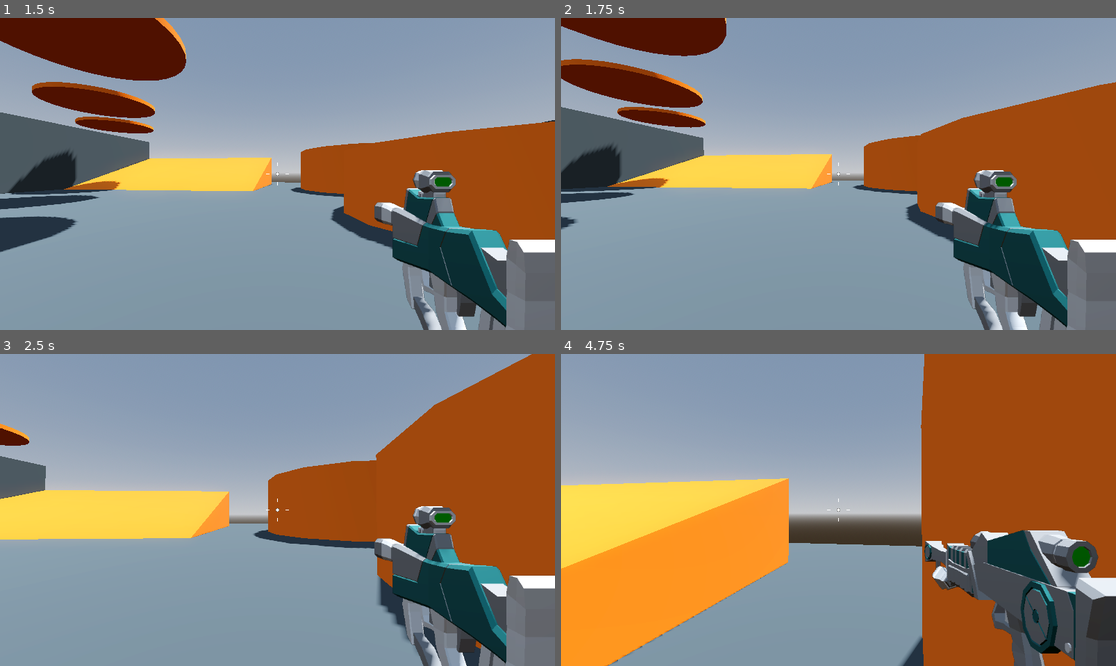
Above: before the commit, frames 1-4 (two rows, left to right).
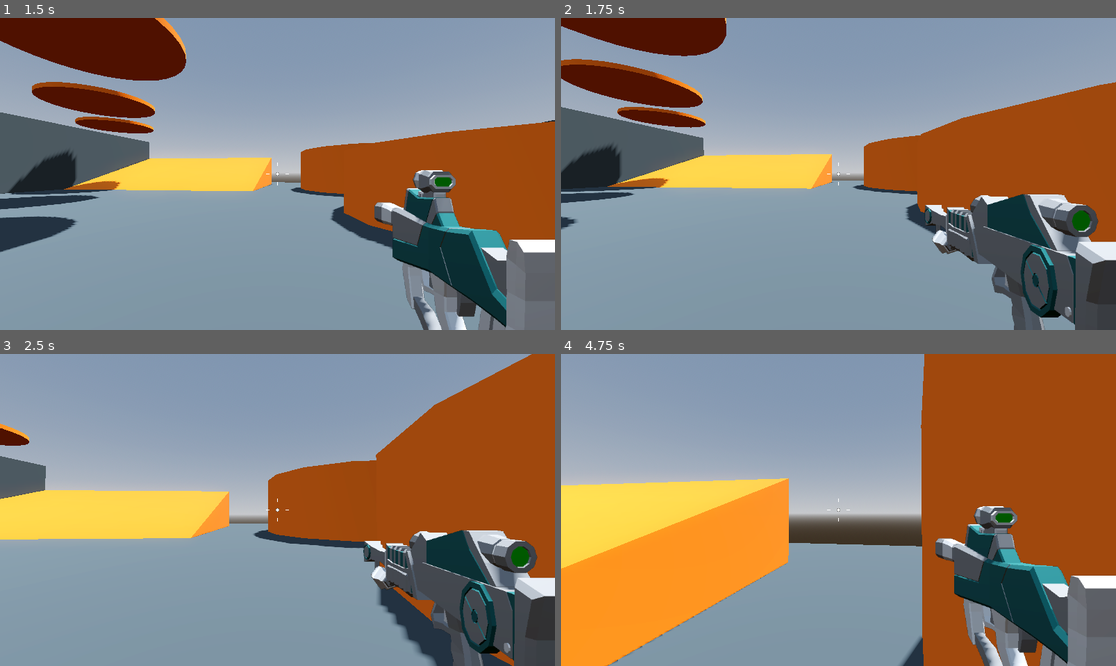
Above: after the commit, the same moments.

Repository: DTNevaeha/Shootout
Game: Godot game, scene res://Levels/SandBox.tscn
Same seed, same stepped clock (60 frames per second), same inputs: the game is played once before the commit and once after it.
Inputs (mouse positions are in pixels of both pictures, inside the frame that each line leads up to):
- Up to frame 1 (1.5 s): tap Enter at 0.5 s; move the mouse to (305, 174) at 0.52 s; hold 1 (weapon_1) 0.53-1.28 s; hold W (move_forward) from 0.53 s (still down); tap Space (jump) at 0.77 s; tap 2 (weapon_2) at 0.8, 1.35 s; move the mouse to (249, 174) at 1.27 s
- Up to frame 2 (1.75 s): keep holding W (move_forward); tap Space (jump) at 1.52 s; tap Mouse wheel up (next_weapon, bound only after the commit) at 1.55 s
- Up to frame 3 (2.5 s): keep holding W (move_forward); move the mouse to (288, 503) at 2.02 s; hold Mouse wheel up (next_weapon, bound only after the commit) from 2.03 s (still down); tap Mouse wheel down (previous_weapon, bound only after the com… at 2.3 s
- Up to frame 4 (4.75 s): keep holding W (move_forward); move the mouse to (832, 516) at 2.77 s; release Mouse wheel up (next_weapon, bound only after the commit) at 2.78 s; tap Mouse wheel down (previous_weapon, bound only after the com… at 2.85 s; tap Space (jump) at 3.02, 3.77, 4.52 s; tap 1 (weapon_1) at 3.05, 4.35 s; move the mouse to (877, 513) at 3.52 s; press the mouse at (877, 513) at 3.53 s; tap 2 (weapon_2) at 3.8 s; move the mouse to (794, 506) at 4.27 s; release the mouse at (794, 506) at 4.28 s; tap Mouse wheel up (next_weapon, bound only after the commit) at 4.55 s

Frame 1 is identical in both runs. In frame 2, 11% of the frame differs, in the area x 65-100%, y 48-100%; in frame 3, 11%; in frame 4, 11%.

Commit message:
Player can now scroll weapons to change

Diff:
--- a/Player/WeaponHandle.gd
+++ /dev/null
@@ -1,25 +0,0 @@
-extends Node3D
-
-@export var weapon_1: Node3D
-@export var weapon_2: Node3D
-
-
-func _ready() -> void:
-    equip(weapon_2)
-
-
-func _unhandled_input(event: InputEvent) -> void:
-    if event.is_action_pressed("weapon_1"):
-        equip(weapon_1)
-    if event.is_action_pressed("weapon_2"):
-        equip(weapon_2)
-
-
-func equip(active_weapon: Node3D) -> void:
-    for child in get_children():
-        if child == active_weapon:
-            child.visible = true
-            child.set_process(true)
-        else:
-            child.visible = false
-            child.set_process(false)
--- /dev/null
+++ b/Player/WeaponHandler.gd
@@ -0,0 +1,47 @@
+extends Node3D
+
+@export var weapon_1: Node3D
+@export var weapon_2: Node3D
+
+
+func _ready() -> void:
+    equip(weapon_2)
+
+
+func _unhandled_input(event: InputEvent) -> void:
+    if event.is_action_pressed("weapon_1"):
+        equip(weapon_1)
+    if event.is_action_pressed("weapon_2"):
+        equip(weapon_2)
+    if event.is_action_pressed("next_weapon"):
+        next_weapon()
+    if event.is_action_pressed("previous_weapon"):
+        previous_weapon()
+
+func equip(active_weapon: Node3D) -> void:
+    for child in get_children():
+        if child == active_weapon:
+            child.visible = true
+            child.set_process(true)
+        else:
+            child.visible = false
+            child.set_process(false)
+
+# Allows the player to scroll their mouse wheel to change weapons
+func next_weapon() -> void:
+    var index = get_current_index()
+    index = wrapi(index + 1, 0, get_child_count()) # Weapons loop when scrolling instead of stopping
+    equip(get_child(index))
+
+
+func previous_weapon() -> void:
+    var index = get_current_index()
+    index = wrapi(index - 1, 0, get_child_count())
+    equip(get_child(index))
+
+
+func get_current_index() -> int:
+    for index in get_child_count():
+        if get_child(index).visible:
+            return index
+    return 0
--- a/Player/player.tscn
+++ b/Player/player.tscn
@@ -4,8 +4,8 @@
 [ext_resource type="Script" path="res://Player/SmoothCamera.gd" id="2_wxyhh"]
 [ext_resource type="Script" path="res://Player/Crosshair.gd" id="3_brjb5"]
 [ext_resource type="PackedScene" uid="uid://c5fj2fg1v3oyb" path="res://Weapons/Rifle.tscn" id="3_edukq"]
+[ext_resource type="Script" path="res://Player/WeaponHandler.gd" id="3_ng4l6"]
 [ext_resource type="PackedScene" uid="uid://duvo08au3rw41" path="res://Weapons/SMG.tscn" id="3_ns35k"]
-[ext_resource type="Script" path="res://Player/WeaponHandle.gd" id="3_v8761"]
 [ext_resource type="Texture2D" uid="uid://b558ox6x7qaup" path="res://Player/damage.png" id="5_d0sxa"]
 [ext_resource type="PackedScene" uid="uid://bkbx50kom1o3q" path="res://Player/game_over_menu.tscn" id="6_h0lcj"]
 
@@ -114,7 +114,7 @@
 fov = 40.0
 
 [node name="WeaponHandler" type="Node3D" parent="SubViewportContainer/SubViewport/WeaponCamera" node_paths=PackedStringArray("weapon_1", "weapon_2")]
-script = ExtResource("3_v8761")
+script = ExtResource("3_ng4l6")
 weapon_1 = NodePath("Rifle")
 weapon_2 = NodePath("SMG")
 
@@ -128,6 +128,7 @@
 anchor_bottom = 1.0
 grow_horizontal = 2
 grow_vertical = 2
+mouse_filter = 2
 
 [node name="Crosshair" type="Control" parent="CenterContainer"]
 layout_mode = 2
@@ -142,6 +143,7 @@
 grow_vertical = 2
 rotation = -0.000322029
 pivot_offset = Vector2(576, 324)
+mouse_filter = 2
 texture = ExtResource("5_d0sxa")
 
 [node name="DamageAnimationPlayer" type="AnimationPlayer" parent="DamageTexture"]
--- a/project.godot
+++ b/project.godot
@@ -57,3 +57,13 @@
 "events": [Object(InputEventKey,"resource_local_to_scene":false,"resource_name":"","device":-1,"window_id":0,"alt_pressed":false,"shift_pressed":false,"ctrl_pressed":false,"meta_pressed":false,"pressed":false,"keycode":0,"physical_keycode":50,"key_label":0,"unicode":50,"echo":false,"script":null)
 ]
 }
+next_weapon={
+"deadzone": 0.5,
+"events": [Object(InputEventMouseButton,"resource_local_to_scene":false,"resource_name":"","device":-1,"window_id":0,"alt_pressed":false,"shift_pressed":false,"ctrl_pressed":false,"meta_pressed":false,"button_mask":8,"position":Vector2(142, 12),"global_position":Vector2(146, 53),"factor":1.0,"button_index":4,"canceled":false,"pressed":true,"double_click":false,"script":null)
+]
+}
+previous_weapon={
+"deadzone": 0.5,
+"events": [Object(InputEventMouseButton,"resource_local_to_scene":false,"resource_name":"","device":-1,"window_id":0,"alt_pressed":false,"shift_pressed":false,"ctrl_pressed":false,"meta_pressed":false,"button_mask":16,"position":Vector2(87, 18),"global_position":Vector2(91, 59),"factor":1.0,"button_index":5,"canceled":false,"pressed":true,"double_click":false,"script":null)
+]
+}
